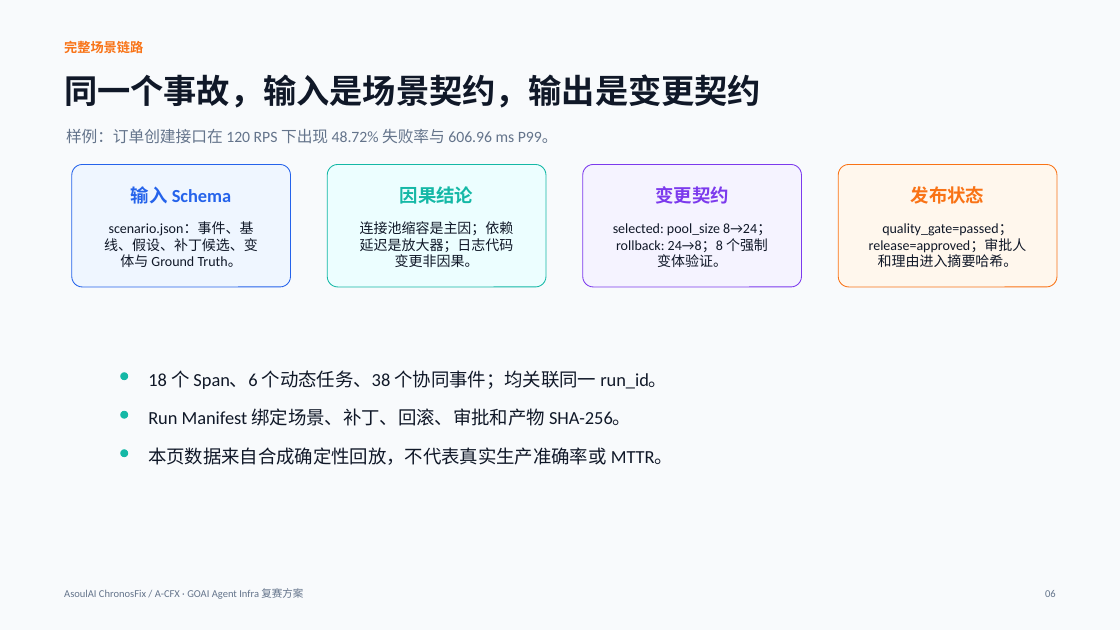
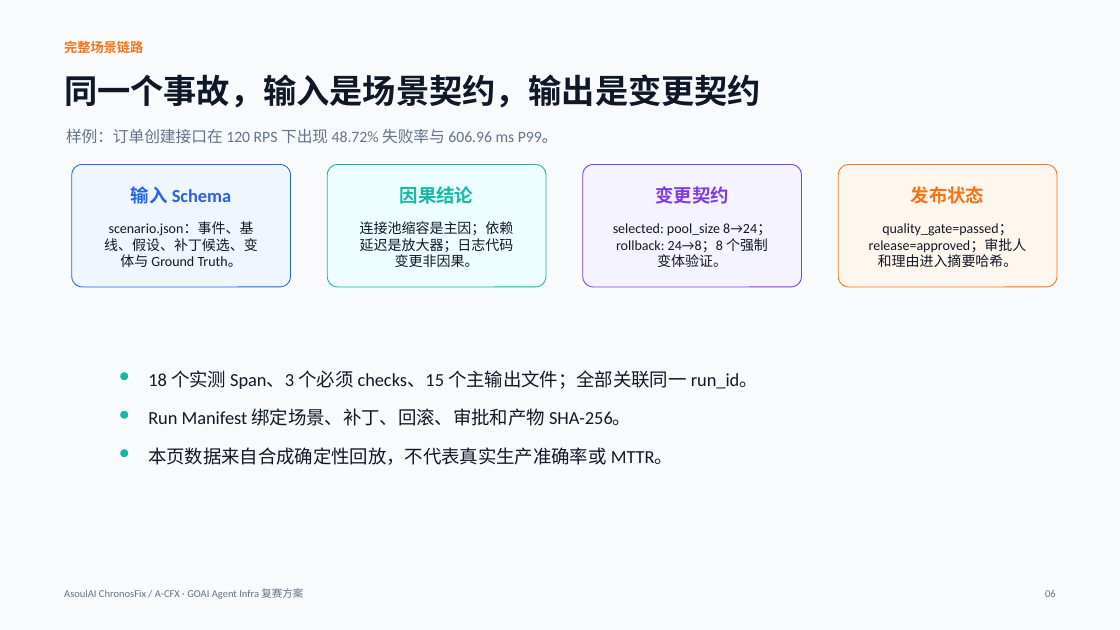
Before and after one commit to ASOUL-Official/asoulai-chronosfix, a slide deck: slide 6 of submission/ChronosFix_复赛方案.pptx. Drawn at 1120x630 pixels with LibreOffice and Linux fonts; fonts in the diff are those of the drawing. Boxes give left, top, right and bottom in pixels: in the first picture for what was removed or moved away, otherwise in the second. Text is boxed around its words. In the diff, an @@ line names an element or a change of style, - is before the commit and + after.

```diff
--- a/submission/ChronosFix_复赛方案.pptx
+++ b/submission/ChronosFix_复赛方案.pptx
@@ text at (148,370,758,389): text changed @@
-18 个 Span、6 个动态任务、38 个协同事件；均关联同一 run_id。
+18 个实测 Span、3 个必须 checks、15 个主输出文件；全部关联同一 run_id。
```
Also in this commit, not shown: 11 other slides changed, 12 other files.
